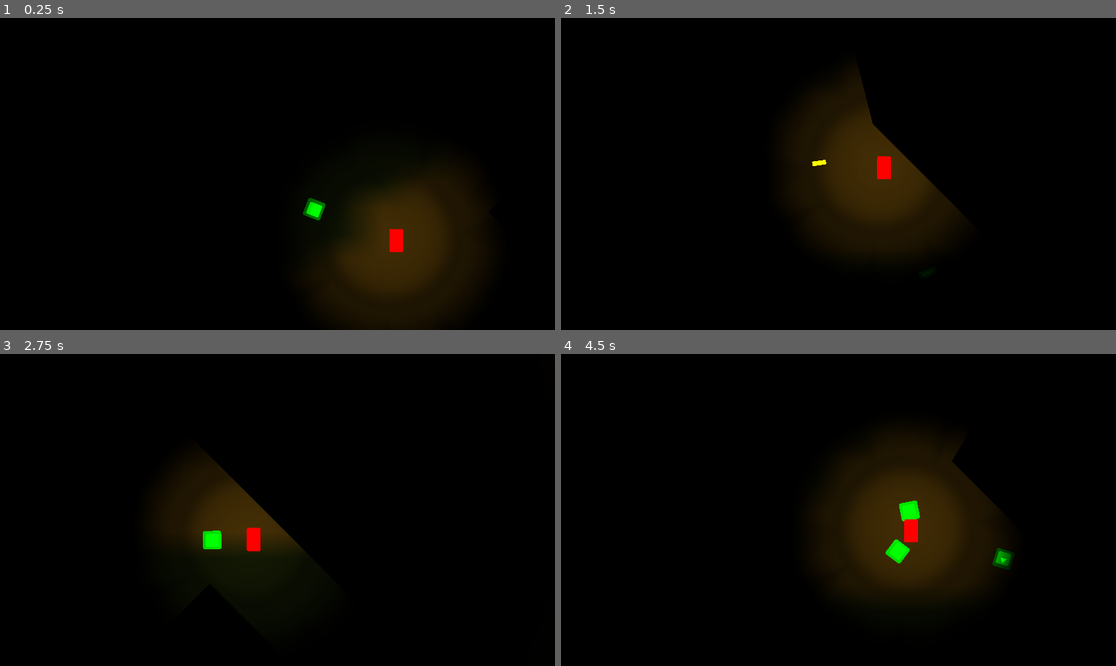
Above: before the commit, frames 1-4 (two rows, left to right).
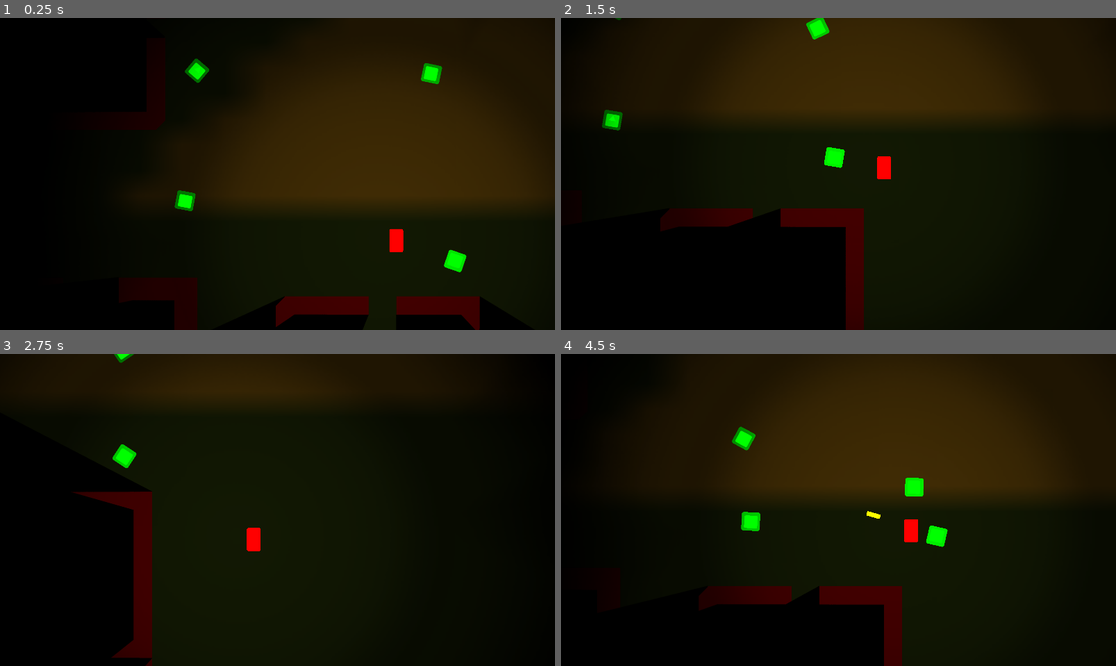
Above: after the commit, the same moments.

Repository: FlanGrande/WinShooter
Game: Godot game, scene res://scenes/BaseScene.tscn
Two runs of this game, one before a commit and one after it. Both use one fixed random seed, a clock stepped at 60 frames per second and the inputs below. The engine's default icon, where the game draws it, is replaced by a stand-in: a white triangle on a blue panel in a dark square.
Inputs (mouse positions are in pixels of both pictures, inside the frame that each line leads up to):
- Up to frame 1 (0.25 s): no input
- Up to frame 2 (1.5 s): move the mouse to (960, 158) at 0.52 s; hold D (move_right) 0.53-1.28 s; click (960, 158) at 0.6 s; move the mouse to (727, 189) at 1.27 s; hold S (move_down) from 1.28 s (still down); click (727, 189) at 1.35 s
- Up to frame 3 (2.75 s): move the mouse to (333, 441) at 2.02 s; release S (move_down) at 2.03 s; hold D (move_right) from 2.03 s (still down); click (333, 441) at 2.1 s
- Up to frame 4 (4.5 s): move the mouse to (810, 572) at 2.77 s; release D (move_right) at 2.78 s; hold W (move_up) 2.78-3.53 s; click (810, 572) at 2.85 s; move the mouse to (1005, 556) at 3.52 s; hold A (move_left) from 3.53 s (still down); click (1005, 556) at 3.6 s; move the mouse to (672, 463) at 4.27 s; click (672, 463) at 4.35 s

The runs differ from the first frame. In frame 1, 44% of the frame differs, in the area x 21-100%, y 0-100%; in frame 2, 36%; in frame 3, 17%; in frame 4, 44%, in the area x 13-100%, y 0-100%.

Commit message:
Creation of rooms.
Now I can create rooms based on polygon shapes that automatically get their collision and occluder aligned.

Some edge cases look weird. Pun intended.

Diff:
--- a/scenes/BaseScene.gd
+++ b/scenes/BaseScene.gd
@@ -28,6 +28,7 @@
 		i += 1
 
 	$WorldEnvironment/Light2D.visible = true
+	$Niwt.visible = true
 
 	pass
 
--- a/scenes/BaseScene.tscn
+++ b/scenes/BaseScene.tscn
@@ -6,6 +6,7 @@
 [ext_resource path="res://scenes/Environment/WallBlock.tscn" type="PackedScene" id=4]
 [ext_resource path="res://scenes/BaseScene.gd" type="Script" id=5]
 [ext_resource path="res://textures/lights/light.png" type="Texture" id=6]
+[ext_resource path="res://scenes/Environment/PolygonWall.tscn" type="PackedScene" id=8]
 
 [sub_resource type="Environment" id=1]
 
@@ -20,6 +21,7 @@
 position = Vector2( 736, 544 )
 scale = Vector2( 10, 10 )
 texture = ExtResource( 6 )
+texture_scale = 10.0
 energy = 1.1
 mode = 1
 
@@ -29,69 +31,111 @@
 scale = Vector2( 145.397, 88.9561 )
 texture = ExtResource( 1 )
 
-[node name="nd_outterWalls" type="Node2D" parent="."]
+[node name="nd_outerWalls" type="Node2D" parent="."]
 
-[node name="spr_WestWall" parent="nd_outterWalls" instance=ExtResource( 4 )]
+[node name="spr_WestWall" parent="nd_outerWalls" instance=ExtResource( 4 )]
 position = Vector2( -864, 608 )
 rotation = 1.57079
 scale = Vector2( 49.2, 1 )
 
-[node name="spr_EastWall" parent="nd_outterWalls" instance=ExtResource( 4 )]
+[node name="spr_EastWall" parent="nd_outerWalls" instance=ExtResource( 4 )]
 position = Vector2( 4128, 608 )
 rotation = 1.57079
 scale = Vector2( 49.2, 1 )
 
-[node name="spr_SouthWall" parent="nd_outterWalls" instance=ExtResource( 4 )]
+[node name="spr_SouthWall" parent="nd_outerWalls" instance=ExtResource( 4 )]
 position = Vector2( 1632, 2080 )
 rotation = 3.14159
 scale = Vector2( 81.64, 1 )
 
-[node name="spr_NorthWall" parent="nd_outterWalls" instance=ExtResource( 4 )]
+[node name="spr_NorthWall" parent="nd_outerWalls" instance=ExtResource( 4 )]
 position = Vector2( 1632, -864 )
 rotation = 3.14159
 scale = Vector2( 81.64, 1 )
 
-[node name="nd_Walls" type="Node2D" parent="."]
+[node name="nd_Buildings" type="Node2D" parent="."]
 
-[node name="WallBlock" parent="nd_Walls" instance=ExtResource( 4 )]
-position = Vector2( -416, -608 )
-scale = Vector2( -17, 1 )
+[node name="House1" type="Node2D" parent="nd_Buildings"]
+position = Vector2( -480, 1696 )
 
-[node name="WallBlock2" parent="nd_Walls" instance=ExtResource( 4 )]
-position = Vector2( 1232.65, 584.56 )
-rotation = 0.785397
-scale = Vector2( 16.04, 1 )
+[node name="PolygonWall" parent="nd_Buildings/House1" instance=ExtResource( 8 )]
 
-[node name="WallBlock3" parent="nd_Walls" instance=ExtResource( 4 )]
-position = Vector2( 1355.52, 1240.47 )
-rotation = 0.785397
-scale = Vector2( 16.04, 1 )
+[node name="Polygon2D" parent="nd_Buildings/House1/PolygonWall" index="0"]
+polygon = PoolVector2Array( -352, -208, -352, -736, 256, -736, 256, -656, -256, -656, -256, -208, 256, -208, 256, -128, -256, -128, -256, 128, -128, 256, 512, 256, 640, 128, 640, -128, 464, -128, 464, -208, 640, -208, 640, -656, 496, -656, 496, -560, 544, -560, 544, -512, 448, -512, 448, -736, 720, -736, 720, 128, 720, 352, -352, 352 )
 
-[node name="WallBlock5" parent="nd_Walls" instance=ExtResource( 4 )]
-position = Vector2( 32.0001, 1632 )
-rotation = 1.57079
-scale = Vector2( 14.56, 1.08 )
+[node name="House2" type="Node2D" parent="nd_Buildings"]
 
-[node name="WallBlock6" parent="nd_Walls" instance=ExtResource( 4 )]
-position = Vector2( -736, 1184 )
-rotation = 3.14159
-scale = Vector2( 16.04, 1 )
+[node name="PolygonWall" parent="nd_Buildings/House2" instance=ExtResource( 8 )]
+position = Vector2( -352, -672 )
 
-[node name="WallBlock7" parent="nd_Walls" instance=ExtResource( 4 )]
-position = Vector2( -32, 1184 )
-rotation = 3.14159
-scale = Vector2( 3.08, 1 )
+[node name="Polygon2D" parent="nd_Buildings/House2/PolygonWall" index="0"]
+polygon = PoolVector2Array( -480, 160, -96, 160, -96, -224, -32, -224, 480, -224, 480, -160, 480, 96, 416, 96, 416, -160, -32, -160, -32, 160, 480, 160, 480, 224, -480, 224 )
 
-[node name="WallBlock4" parent="nd_Walls" instance=ExtResource( 4 )]
-position = Vector2( 96, -864 )
-rotation = 1.57079
-scale = Vector2( 5, 1 )
+[node name="House3" type="Node2D" parent="nd_Buildings"]
+
+[node name="PolygonWall" parent="nd_Buildings/House3" instance=ExtResource( 8 )]
+position = Vector2( -336, 80 )
+
+[node name="Polygon2D" parent="nd_Buildings/House3/PolygonWall" index="0"]
+polygon = PoolVector2Array( -560, -336, 432, -336, 464, -304, 464, -16, 400, -16, 400, -272, -432, -272, -496, -208, -496, 304, 400, 304, 400, 48, 464, 48, 464, 336, 432, 368, -560, 368 )
+
+[node name="PolygonWall2" parent="nd_Buildings/House3" instance=ExtResource( 8 )]
+position = Vector2( -448, -80 )
+
+[node name="Polygon2D" parent="nd_Buildings/House3/PolygonWall2" index="0"]
+polygon = PoolVector2Array( 0, -112, 128, -112, 128, 144, 64, 144, 64, 272, 0, 272, 0, 144, 0, 80, 64, 16, 64, -48 )
+
+[node name="PolygonWall3" parent="nd_Buildings/House3" instance=ExtResource( 8 )]
+position = Vector2( -608, 32 )
+
+[node name="Polygon2D" parent="nd_Buildings/House3/PolygonWall3" index="0"]
+polygon = PoolVector2Array( -144, -32, 160, -32, 160, 32, -144, 32 )
+
+[node name="PolygonWall4" parent="nd_Buildings/House3" instance=ExtResource( 8 )]
+position = Vector2( -416, 320 )
+
+[node name="Polygon2D" parent="nd_Buildings/House3/PolygonWall4" index="0"]
+polygon = PoolVector2Array( -32, -64, 32, -64, 32, 64, -32, 64 )
+
+[node name="House4" type="Node2D" parent="nd_Buildings"]
+position = Vector2( 768, 1152 )
+rotation = -1.57079
+
+[node name="Room1" type="Node2D" parent="nd_Buildings/House4"]
+
+[node name="PolygonWall" parent="nd_Buildings/House4/Room1" instance=ExtResource( 8 )]
+position = Vector2( -336, 80 )
+
+[node name="Polygon2D" parent="nd_Buildings/House4/Room1/PolygonWall" index="0"]
+polygon = PoolVector2Array( -48.0005, -335.999, 432, -336, 464, -304, 464, -16, 400, -16, 400, -272, 15.9996, -271.999, 16, -111.999, -47.9998, -31.9991, -47.9995, 112.001, -112, 112.001, -112, -47.999, -48, -127.999 )
+
+[node name="PolygonWall4" parent="nd_Buildings/House4/Room1" instance=ExtResource( 8 )]
+position = Vector2( -416, 320 )
+
+[node name="Polygon2D" parent="nd_Buildings/House4/Room1/PolygonWall4" index="0"]
+polygon = PoolVector2Array( -32, -64, 32, -64, 32.0009, 64.0009, 480.001, 63.9999, 480, -160, 544, -160, 544.001, 63.9998, 544.001, 128, 32.001, 128.001, -31.999, 128.001 )
+
+[node name="Room2" type="Node2D" parent="nd_Buildings/House4"]
+
+[node name="PolygonWall3" parent="nd_Buildings/House4/Room2" instance=ExtResource( 8 )]
+position = Vector2( -544.001, -223.999 )
+
+[node name="Polygon2D" parent="nd_Buildings/House4/Room2/PolygonWall3" index="0"]
+polygon = PoolVector2Array( -352, -31.9992, 224, -32.0005, 224, 31.9995, 224, 192, 160.001, 272, 160.001, 416, 96.001, 416, 96.0007, 256, 160, 176, 160, 31.9996, -288, 32.0006, -287.999, 256.001, 16.0007, 256, 16.0009, 336, -351.999, 336.001, -352, 32.0008 )
+
+[node name="Room3" type="Node2D" parent="nd_Buildings/House4"]
+
+[node name="PolygonWall" parent="nd_Buildings/House4/Room3" instance=ExtResource( 8 )]
+position = Vector2( -479.999, 416.001 )
+
+[node name="Polygon2D" parent="nd_Buildings/House4/Room3/PolygonWall" index="0"]
+polygon = PoolVector2Array( -352.001, -383.999, -48.0009, -384, -48.0007, -304, -272.001, -303.999, -352, -207.999, -352, -111.999, -272, -15.9994, -64.0001, -15.9999, 31.9998, -112, 31.9996, -160, 95.9996, -160, 96, 31.9998, 32, 32, -416, 32.0009, -416.001, -383.999 )
 
 [node name="Enemy" parent="." instance=ExtResource( 3 )]
 position = Vector2( 216, 224 )
 
 [node name="Enemy2" parent="." instance=ExtResource( 3 )]
-position = Vector2( 968, 256 )
+position = Vector2( 1056, 224 )
 
 [node name="Enemy3" parent="." instance=ExtResource( 3 )]
 position = Vector2( 168, 688 )
@@ -100,4 +144,31 @@
 position = Vector2( 1160, 912 )
 
 [node name="Niwt" parent="." instance=ExtResource( 2 )]
-position = Vector2( 528, 344 )
+visible = false
+position = Vector2( 928, 832 )
+
+[node name="WallBlock" parent="." instance=ExtResource( 4 )]
+position = Vector2( 544, -160 )
+
+[node name="WallBlock2" parent="." instance=ExtResource( 4 )]
+position = Vector2( 608, -160 )
+
+[editable path="nd_Buildings/House1/PolygonWall"]
+
+[editable path="nd_Buildings/House2/PolygonWall"]
+
+[editable path="nd_Buildings/House3/PolygonWall"]
+
+[editable path="nd_Buildings/House3/PolygonWall2"]
+
+[editable path="nd_Buildings/House3/PolygonWall3"]
+
+[editable path="nd_Buildings/House3/PolygonWall4"]
+
+[editable path="nd_Buildings/House4/Room1/PolygonWall"]
+
+[editable path="nd_Buildings/House4/Room1/PolygonWall4"]
+
+[editable path="nd_Buildings/House4/Room2/PolygonWall3"]
+
+[editable path="nd_Buildings/House4/Room3/PolygonWall"]
--- /dev/null
+++ b/scenes/Environment/PolygonWall.gd
@@ -0,0 +1,30 @@
+extends Node2D
+
+
+# Declare member variables here. Examples:
+# var a = 2
+# var b = "text"
+
+#export var polygon : PoolVector2Array
+
+# Called when the node enters the scene tree for the first time.
+func _ready():
+	#$Polygon2D.polygon = polygon
+	var lo2D = LightOccluder2D.new()
+	lo2D.occluder = OccluderPolygon2D.new()
+	lo2D.occluder.closed = true
+	lo2D.occluder.cull_mode = 1 # 1 means ClockWise.
+	lo2D.occluder.polygon = $Polygon2D.polygon
+
+	var cp2D = CollisionPolygon2D.new()
+	cp2D.polygon = $Polygon2D.polygon
+
+	add_child(lo2D)
+	add_child(cp2D)
+
+	pass # Replace with function body.
+
+
+# Called every frame. 'delta' is the elapsed time since the previous frame.
+#func _process(delta):
+#	pass
--- /dev/null
+++ b/scenes/Environment/PolygonWall.tscn
@@ -0,0 +1,14 @@
+[gd_scene load_steps=2 format=2]
+
+[ext_resource path="res://scenes/Environment/PolygonWall.gd" type="Script" id=1]
+
+[node name="PolygonWall" type="StaticBody2D" groups=[
+"walls",
+]]
+collision_layer = 3
+collision_mask = 3
+script = ExtResource( 1 )
+
+[node name="Polygon2D" type="Polygon2D" parent="."]
+color = Color( 0.337255, 0, 0, 1 )
+polygon = PoolVector2Array( -32, -32, 32, -32, 32, 32, -32, 32 )
--- a/scenes/Environment/WallBlock.tscn
+++ b/scenes/Environment/WallBlock.tscn
@@ -1,10 +1,13 @@
-[gd_scene load_steps=5 format=2]
+[gd_scene load_steps=6 format=2]
 
 [ext_resource path="res://icon.png" type="Texture" id=1]
 [ext_resource path="res://scenes/Environment/WallBlock.gd" type="Script" id=2]
 
 [sub_resource type="OccluderPolygon2D" id=1]
+cull_mode = 1
 polygon = PoolVector2Array( -32, -32, 32, -32, 32, 32, -32, 32 )
+
+[sub_resource type="CanvasItemMaterial" id=3]
 
 [sub_resource type="RectangleShape2D" id=2]
 extents = Vector2( 32, 32 )
@@ -12,15 +15,23 @@
 [node name="WallBlock" type="Node2D"]
 script = ExtResource( 2 )
 
-[node name="Sprite" type="Sprite" parent="."]
-modulate = Color( 0, 0, 0, 1 )
-position = Vector2( 1.43051e-06, 1.43051e-06 )
+[node name="LightOccluder2D" type="LightOccluder2D" parent="."]
+visible = false
+occluder = SubResource( 1 )
+
+[node name="Light2D" type="Light2D" parent="."]
+visible = false
 texture = ExtResource( 1 )
 
-[node name="LightOccluder2D" type="LightOccluder2D" parent="."]
-occluder = SubResource( 1 )
+[node name="Sprite" type="Sprite" parent="."]
+material = SubResource( 3 )
+position = Vector2( -2.86102e-06, 0 )
+texture = ExtResource( 1 )
+region_rect = Rect2( 0, 0, 1000, 1000 )
 
-[node name="StaticBody2D" type="StaticBody2D" parent="."]
+[node name="StaticBody2D" type="StaticBody2D" parent="." groups=[
+"walls",
+]]
 collision_layer = 3
 collision_mask = 3
 
--- a/scenes/Niwt/Niwt.gd
+++ b/scenes/Niwt/Niwt.gd
@@ -30,10 +30,10 @@
 	current_state = State.WALKING
 
 	# Limit camera based on surrounding walls, for now.
-	$Camera2D.limit_left = get_parent().get_node("nd_outterWalls/spr_WestWall").position.x
-	$Camera2D.limit_right = get_parent().get_node("nd_outterWalls/spr_EastWall").position.x
-	$Camera2D.limit_top = get_parent().get_node("nd_outterWalls/spr_NorthWall").position.y
-	$Camera2D.limit_bottom = get_parent().get_node("nd_outterWalls/spr_SouthWall").position.y
+	$Camera2D.limit_left = get_parent().get_node("nd_outerWalls/spr_WestWall").position.x
+	$Camera2D.limit_right = get_parent().get_node("nd_outerWalls/spr_EastWall").position.x
+	$Camera2D.limit_top = get_parent().get_node("nd_outerWalls/spr_NorthWall").position.y
+	$Camera2D.limit_bottom = get_parent().get_node("nd_outerWalls/spr_SouthWall").position.y
 
 	pass
 
--- a/scenes/Niwt/Niwt.tscn
+++ b/scenes/Niwt/Niwt.tscn
@@ -30,6 +30,12 @@
 position = Vector2( 0, 16 )
 shape = SubResource( 1 )
 
-[node name="Light2D" type="Light2D" parent="."]
+[node name="LightInteriors" type="Light2D" parent="."]
+position = Vector2( 0, 16 )
+scale = Vector2( 30, 30 )
 texture = ExtResource( 4 )
+texture_scale = 0.1
 shadow_enabled = true
+shadow_buffer_size = 4096
+shadow_filter = 3
+shadow_filter_smooth = 1.0
Not shown: 1 places in scenes/BaseScene.tscn that only renumber resources
Binary file added: textures/environment/brick_wall.jpg
Not shown, added: textures/environment/brick_wall.jpg.import
